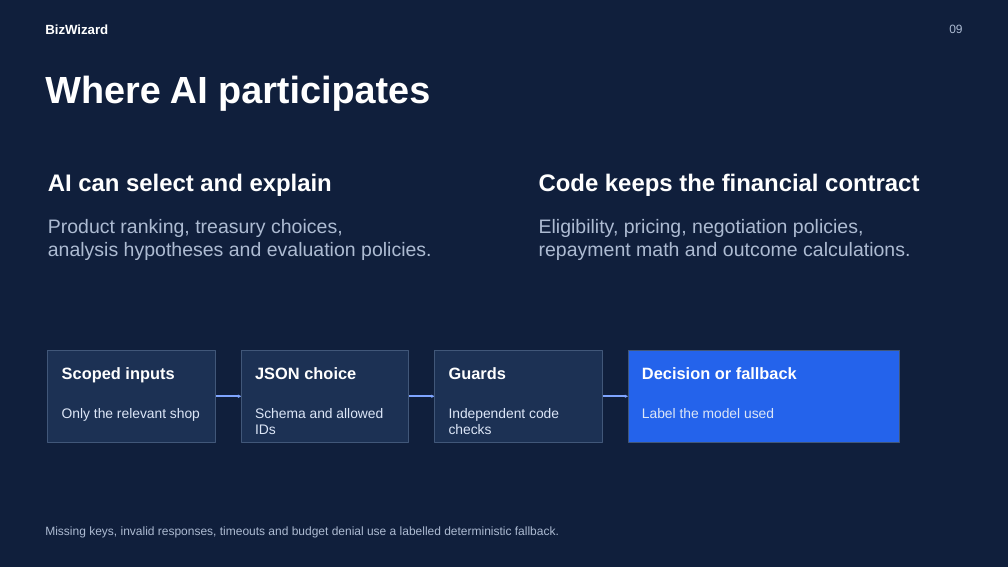
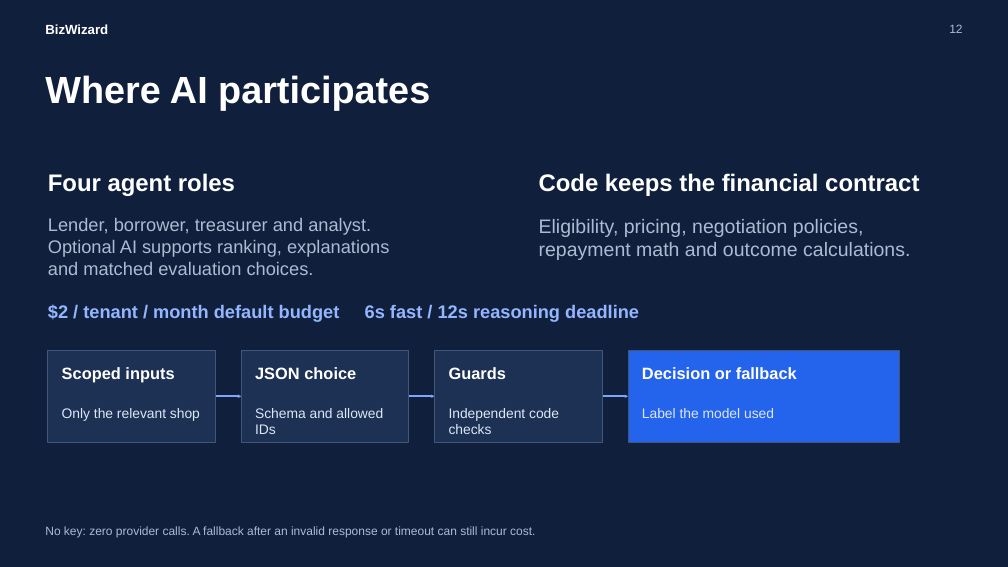
Before and after one commit to mahfuz-saim/bizwizard, a slide deck: slide 12 of output/presentation/BizWizard-Presentation.pptx (slide 9 before the commit). Drawn at 1008x567 pixels with LibreOffice and Linux fonts; fonts in the diff are those of the drawing. Boxes give left, top, right and bottom in pixels: in the first picture for what was removed or moved away, otherwise in the second. Text is boxed around its words. In the diff, an @@ line names an element or a change of style, - is before the commit and + after.

```diff
--- a/output/presentation/BizWizard-Presentation.pptx
+++ b/output/presentation/BizWizard-Presentation.pptx
@@ text at (949,24,962,33): text changed @@
-09
+12
@@ text at (48,173,235,196): text changed @@
-AI can select and explain
+Four agent roles
@@ text at (48,218,389,275): text changed; size 23.2 to 21.8 pt @@
-Product ranking, treasury choices,
-analysis hypotheses and evaluation policies.
+Lender, borrower, treasurer and analyst.
+Optional AI supports ranking, explanations
+and matched evaluation choices.
@@ text added at (48,304,639,322), 21.8 pt, text #94B6FF, bold @@
+$2 / tenant / month default budget 6s fast / 12s reasoning deadline
@@ text at (45,526,535,538): text changed @@
-Missing keys, invalid responses, timeouts and budget denial use a labelled deterministic fallback.
+No key: zero provider calls. A fallback after an invalid response or timeout can still incur cost.
```
Also in this commit, not shown: 8 other slides changed, 3 slides added, 2 slides removed, 1 other file.
